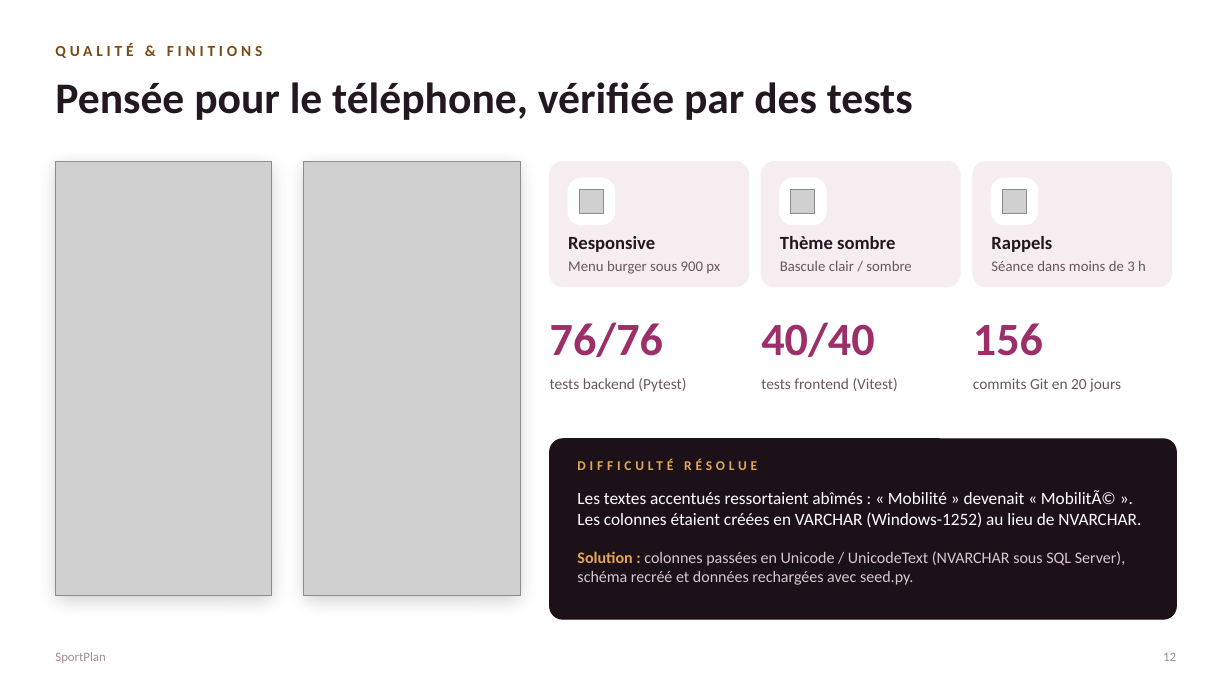
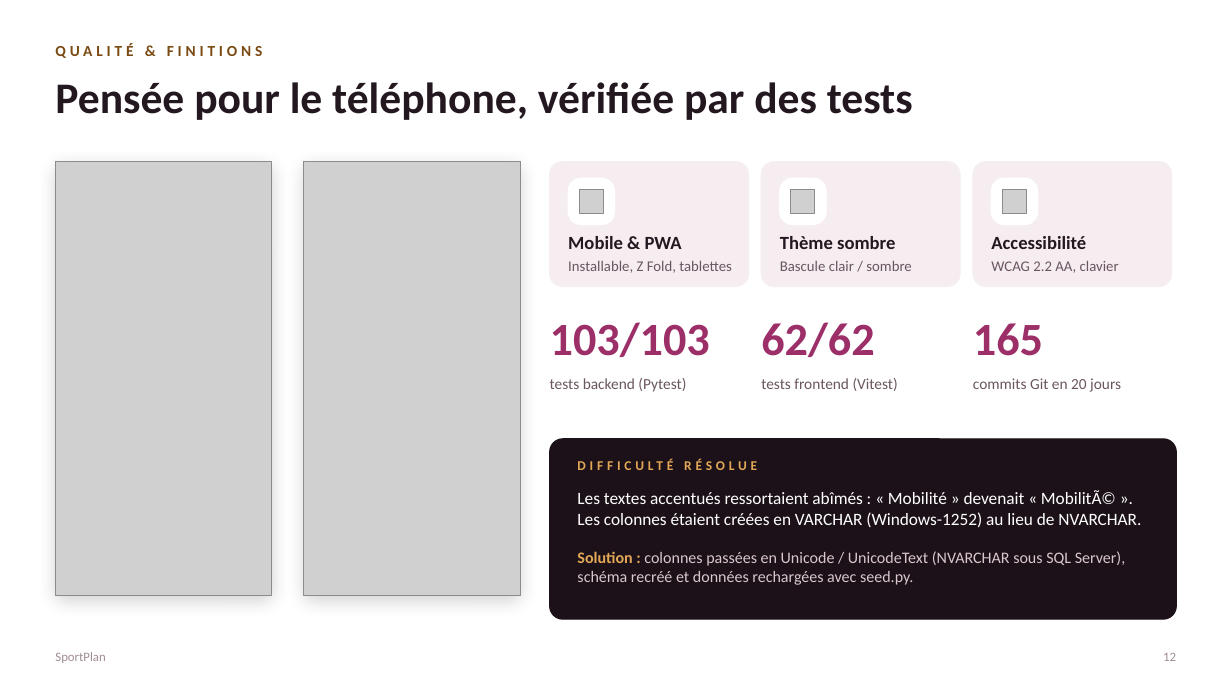
Before and after one commit to loicvdb98-sys/projet-fin-de-session-, a slide deck: slide 12 of docs/SportPlan_Presentation_Jury.pptx. Drawn at 1232x693 pixels with LibreOffice and Linux fonts; fonts in the diff are those of the drawing; grey boxes stand for pictures. Boxes give left, top, right and bottom in pixels: in the first picture for what was removed or moved away, otherwise in the second. Text is boxed around its words. In the diff, an @@ line names an element or a change of style, - is before the commit and + after.

```diff
--- a/docs/SportPlan_Presentation_Jury.pptx
+++ b/docs/SportPlan_Presentation_Jury.pptx
@@ text at box(568, 236, 682, 249): text changed @@
-Responsive
+Mobile & PWA
@@ text at box(991, 236, 1086, 249): text changed @@
-Rappels
+Accessibilité
@@ text at box(568, 260, 732, 273): text changed @@
-Menu burger sous 900 px
+Installable, Z Fold, tablettes
@@ text at box(991, 260, 1119, 273): text changed @@
-Séance dans moins de 3 h
+WCAG 2.2 AA, clavier
@@ text at box(550, 322, 710, 357): text changed @@
-76/76
+103/103
@@ text at box(761, 322, 874, 357): text changed @@
-40/40
+62/62
@@ text at box(973, 323, 1043, 356): text changed @@
-156
+165
```
Also in this commit, not shown: 3 other slides changed.
